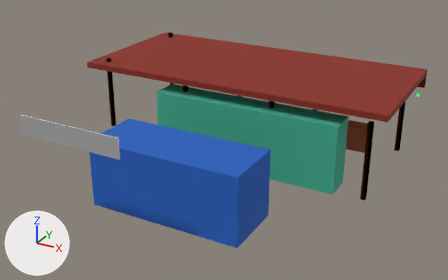
Two versions of the glTF model game/models/hero/pb_foodcluster.glb, one commit apart.
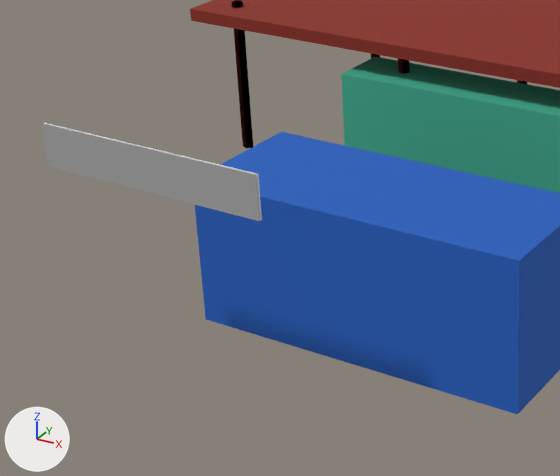
Each version is shown whole from a camera (50 mm lens) standing at (12.96, -19.59, 11.34) and looking at (1.94, 0.46, 1.31), then close up on the part from 0% to 57% of the width and 21% to 99% of the height. Lighting does not change. The marker at lower left points along +X, +Y and +Z. The first two pictures are the older version. Objects named as collision shapes, trigger or cutter boxes, shadow casters or lower levels of detail are left out. Where no turn or scale is listed for an object, it has been applied to the vertices. Vertices at exactly the same position are counted once.

Objects in the first close-up: 'pb_foodcluster_lod0'.
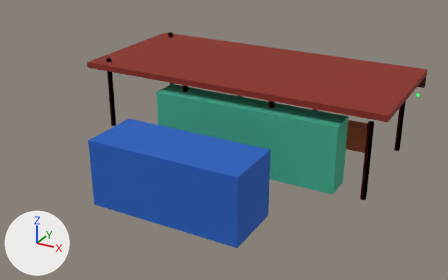
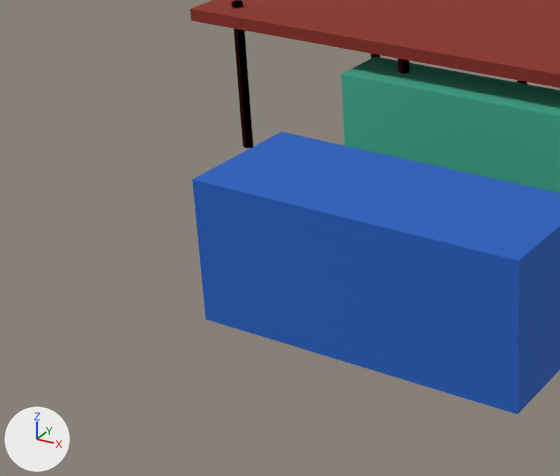
Where the newer file only moved an object's origin or applied its transform, the numbers keep the older frame.

What changed in the scene script:
```text
Change me_pb_foodcluster_lod0:
    used by ob_pb_foodcluster_lod0; location = (1.5, 0.46, 1.78)
    remove me_pb_foodcluster_lod0.from_pydata(...)  # 844 vertices, 1391 faces; spans x -6.75..6.75, y -6.69..6.69, z -2.17..2.17
    add me_pb_foodcluster_lod0.from_pydata(...)  # 832 vertices, 1377 faces; spans x -6.75..6.75, y -4.65..6.69, z -2.17..1.82
    me_pb_foodcluster_lod0 part 1: the loose piece of 8 vertices spanning x -3.5..0.5, y -6.67..-6.64, z 1.47..2.17 is deleted
    me_pb_foodcluster_lod0 part 2: the loose piece of 4 vertices spanning x -3.5..0.5, y -6.69, z 1.47..2.17 is deleted
    remove me_pb_foodcluster_lod0.materials.append(mat_sign)
```

Where the change shows, as pixel boxes [x1, y1, x2, y2] in the close-ups (560 x 476 px):
'pb_foodcluster_lod0', reshaped: before [42, 0, 560, 414]; after [190, 0, 560, 414]
part 1 of me_pb_foodcluster_lod0, deleted: before [43, 123, 262, 221]
part 2 of me_pb_foodcluster_lod0, deleted: before [42, 124, 260, 221]
